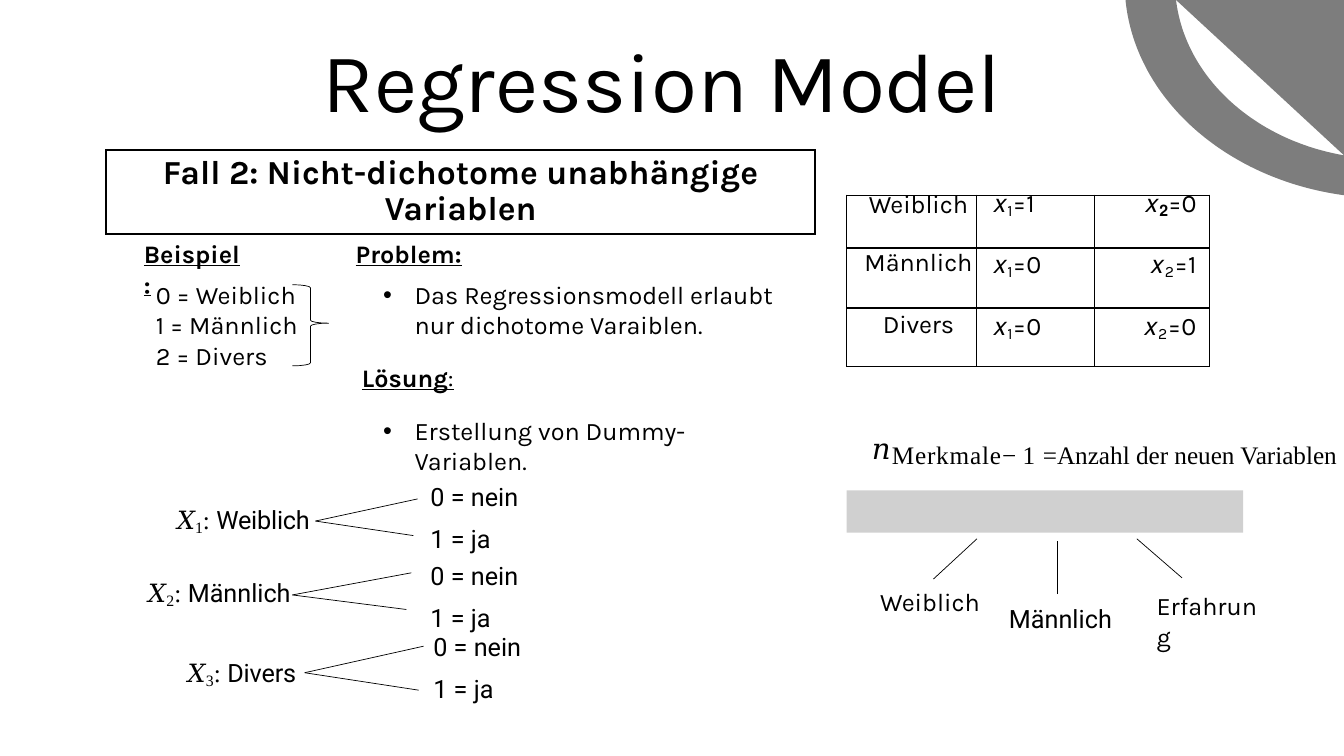
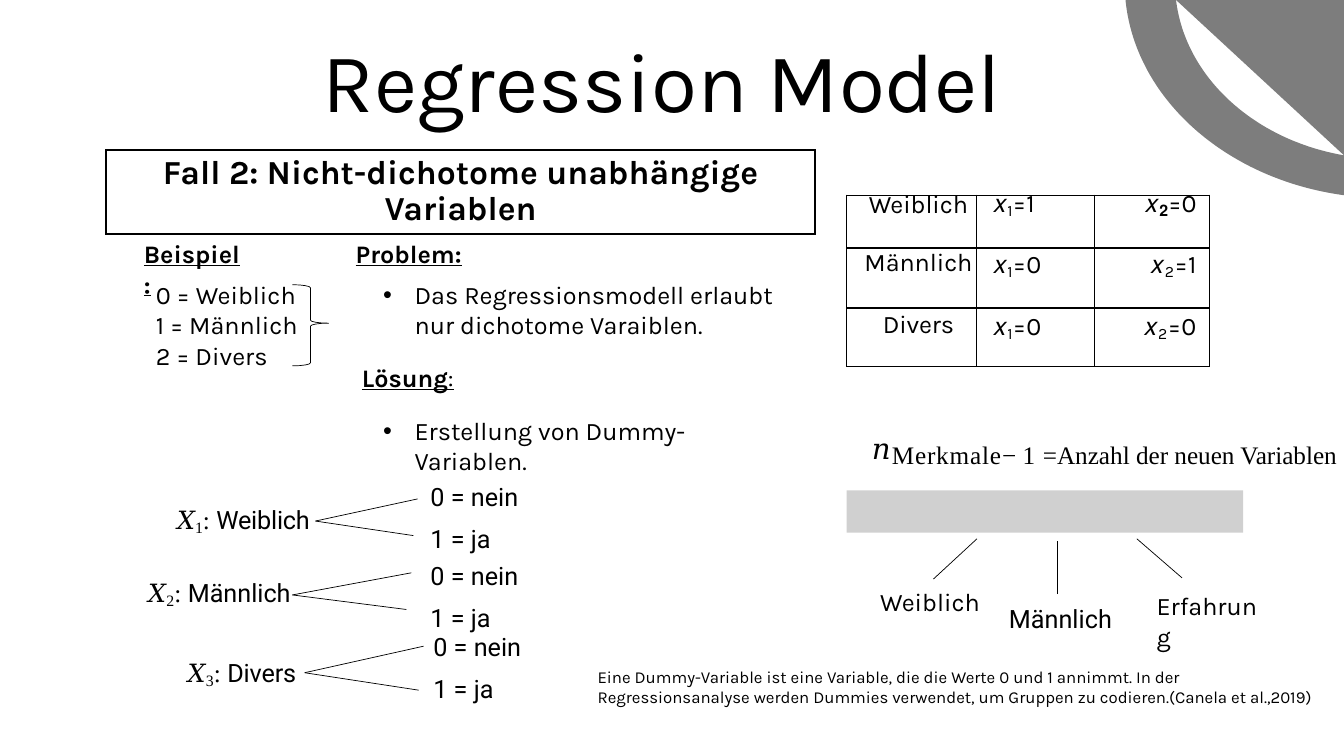
Before and after one commit to ApeXLgross/Stats2_project_PP, a slide deck: slide 14 of Statistk2.pptx (slide 11 before the commit). Drawn at 1344x756 pixels with LibreOffice and Linux fonts; fonts in the diff are those of the drawing; grey boxes stand for pictures. Boxes give left, top, right and bottom in pixels: in the first picture for what was removed or moved away, otherwise in the second. Text is boxed around its words. In the diff, an @@ line names an element or a change of style, - is before the commit and + after.

```diff
--- a/Statistk2.pptx
+++ b/Statistk2.pptx
@@ text added at [598,671,1311,707], 12 pt, text #000000 @@
+Eine Dummy-Variable ist eine Variable, die die Werte 0 und 1 annimmt. In der Regressionsanalyse werden Dummies verwendet, um Gruppen zu codieren.(Canela et al.,2019)
```
Also in this commit, not shown: 5 other slides changed, 13 slides added, 3 slides removed.
